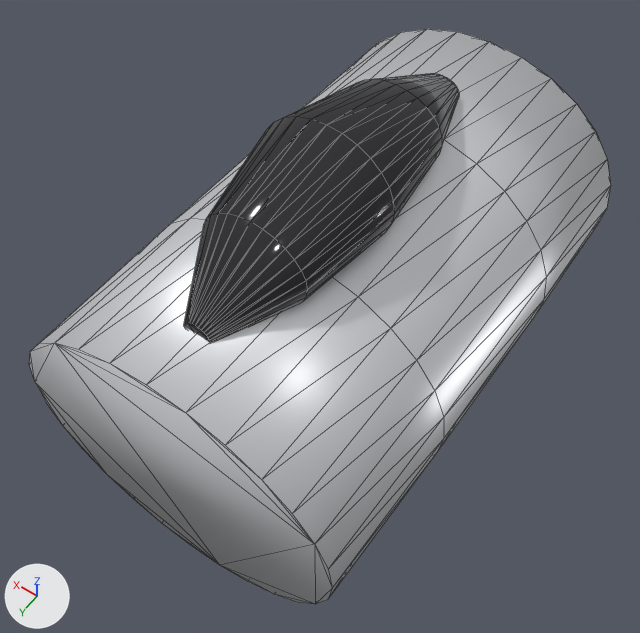
The glTF model models/jet_cockpit.glb: old version first, new version second.
Both versions are drawn from a 50 mm camera at (-1.21, 1.85, 2.65) aimed at (-0.04, 0.21, 0.07). The axes (+X, +Y, +Z) are drawn at lower left. The lights are the same throughout. The first picture is the older version. Mesh edges are drawn as thin lines. Vertices at exactly the same position are counted once.

Objects in the first picture: 'Body', 'Canopy'.
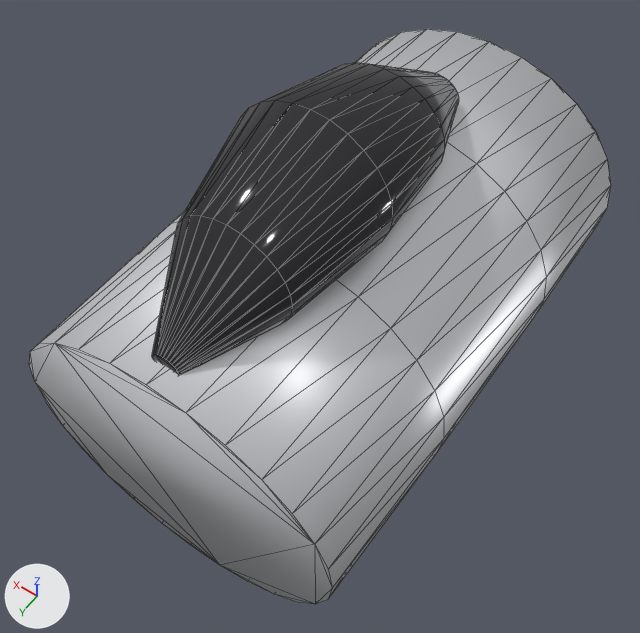
The change, as a list of edits to the scene's bpy script:
```text
Change me_canopy:
    used by ob_canopy; location = (0.0, 0.0, 0.0)
    remove me_canopy.from_pydata(...)  # 140 vertices, 276 faces; spans x -0.26..0.26, y -0.62..0.78, z 0.43..0.89
    add me_canopy.from_pydata(...)  # 140 vertices, 276 faces; spans x -0.3..0.3, y -0.58..0.92, z 0.46..1.0
    me_canopy part 1: 140 of 140 vertices moved; they spanned x -0.26..0.26, y -0.62..0.78, z 0.43..0.89 and now span x -0.3..0.3, y -0.58..0.92, z 0.46..1.0; mean shift (0.0, 0.088, 0.036)
```

Where the change shows, as pixel boxes (x1, y1, x2, y2) in the pictures (640 x 633 px):
'Canopy', reshaped (12% wider, 16% taller)
    before: (184, 73, 459, 342)
    after: (152, 62, 459, 375)
